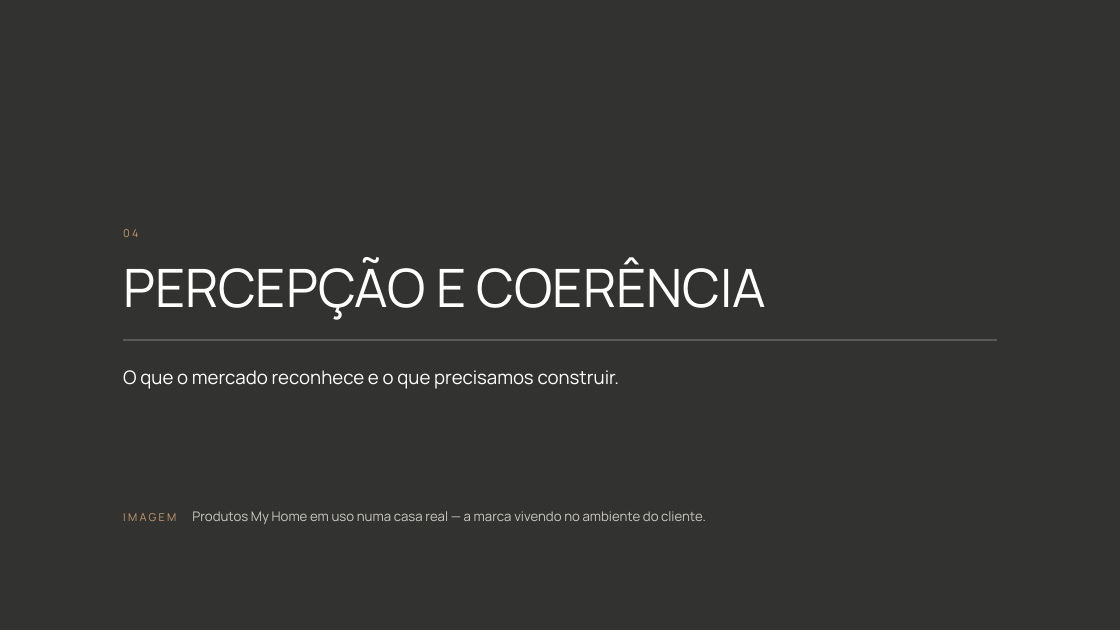
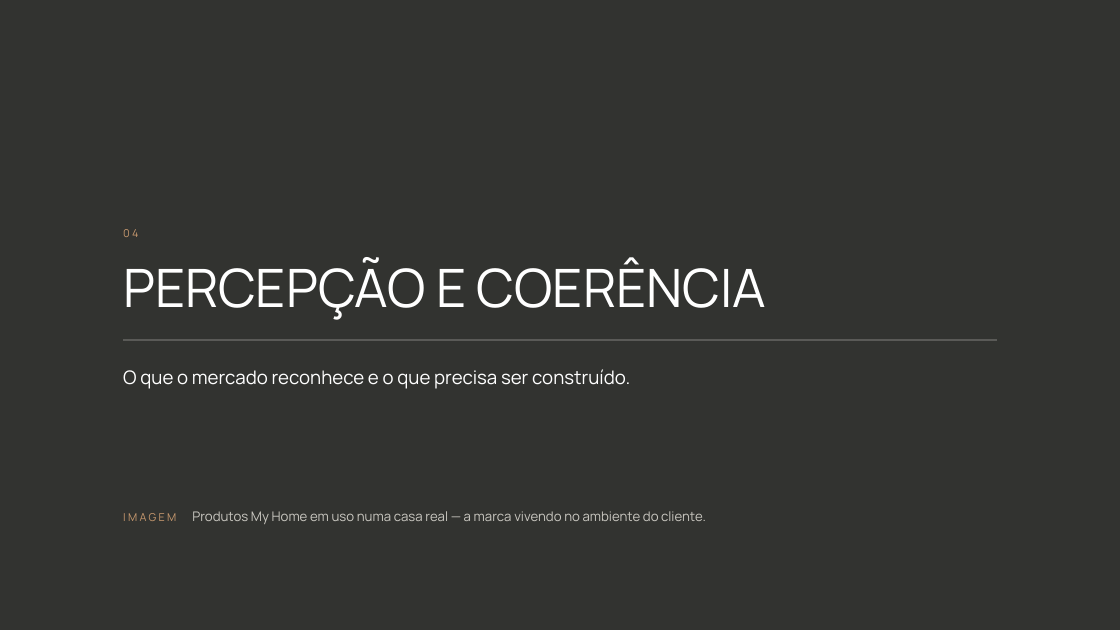
Before and after one commit to kellyalbertkabrand/Apresentacao_Revelacao_de_Essencia, a slide deck: slide 16 of clientes/flavia-muccelin/Cultura-de-Marca-My-Home.pptx. Drawn at 1120x630 pixels with LibreOffice and Linux fonts; fonts in the diff are those of the drawing; background and template pictures are left out; a plain dark background stands for a picture behind light text. Boxes give left, top, right and bottom in pixels: in the first picture for what was removed or moved away, otherwise in the second. Text is boxed around its words. In the diff, an @@ line names an element or a change of style, - is before the commit and + after.

```diff
--- a/clientes/flavia-muccelin/Cultura-de-Marca-My-Home.pptx
+++ b/clientes/flavia-muccelin/Cultura-de-Marca-My-Home.pptx
@@ text at box(123, 369, 630, 389): text changed @@
-O que o mercado reconhece e o que precisamos construir.
+O que o mercado reconhece e o que precisa ser construído.
```
Also in this commit, not shown: 2 other slides changed, 21 other files.
